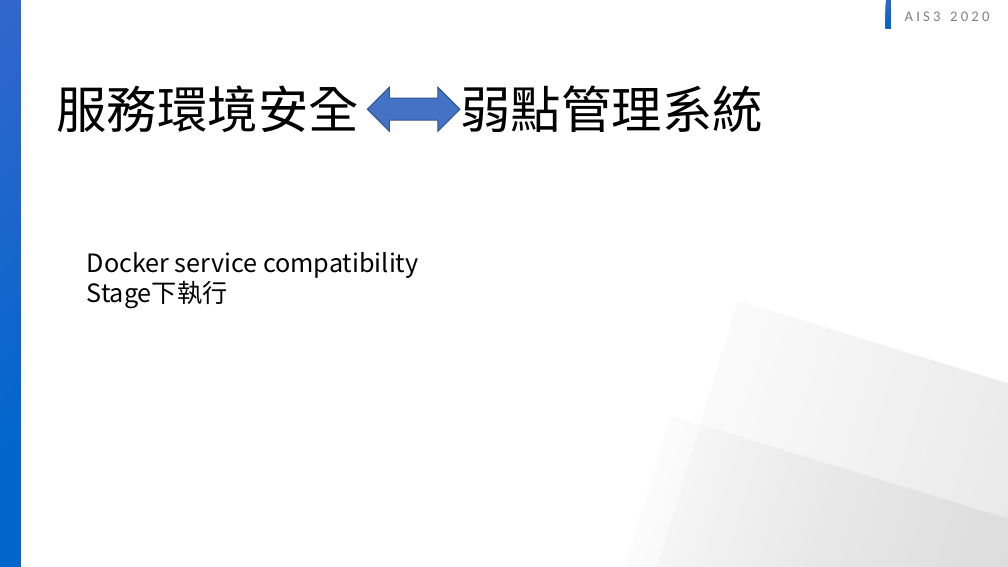
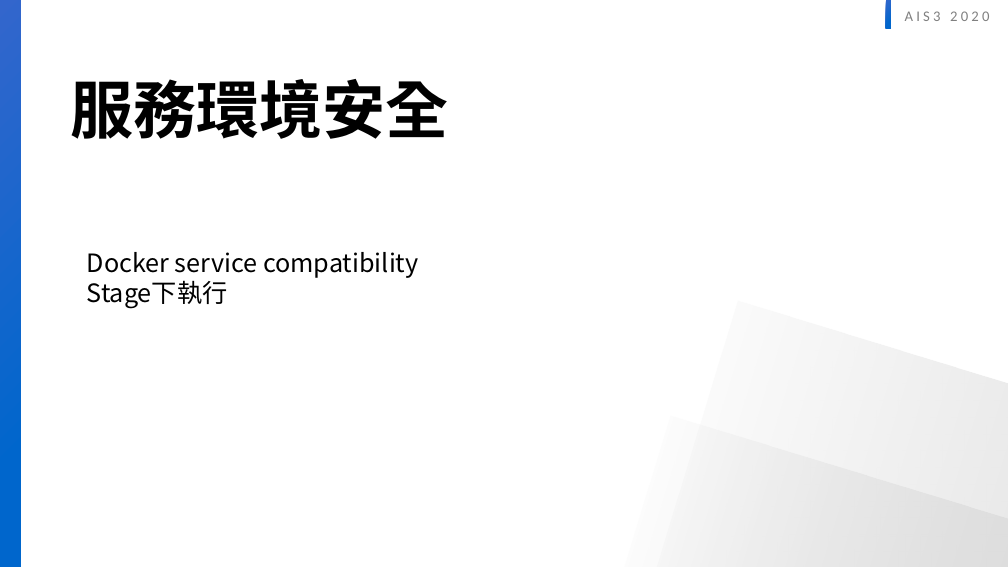
Before and after one commit to twinklestar03/AIS3-Dragon, a slide deck: slide 10 of AIS3 dragon security.pptx. Drawn at 1008x567 pixels with LibreOffice and Linux fonts; fonts in the diff are those of the drawing. Boxes give left, top, right and bottom in pixels: in the first picture for what was removed or moved away, otherwise in the second. Text is boxed around its words. In the diff, an @@ line names an element or a change of style, - is before the commit and + after.

```diff
--- a/AIS3 dragon security.pptx
+++ b/AIS3 dragon security.pptx
@@ text at [70, 79, 448, 139]: text changed; size 48 to 60 pt; bold on @@
-服務環境安全 弱點管理系統
+服務環境安全
@@ left right arrow removed at [368, 87, 460, 131] @@
```
Also in this commit, not shown: 9 other slides changed, 4 slides added, 4 slides removed.
